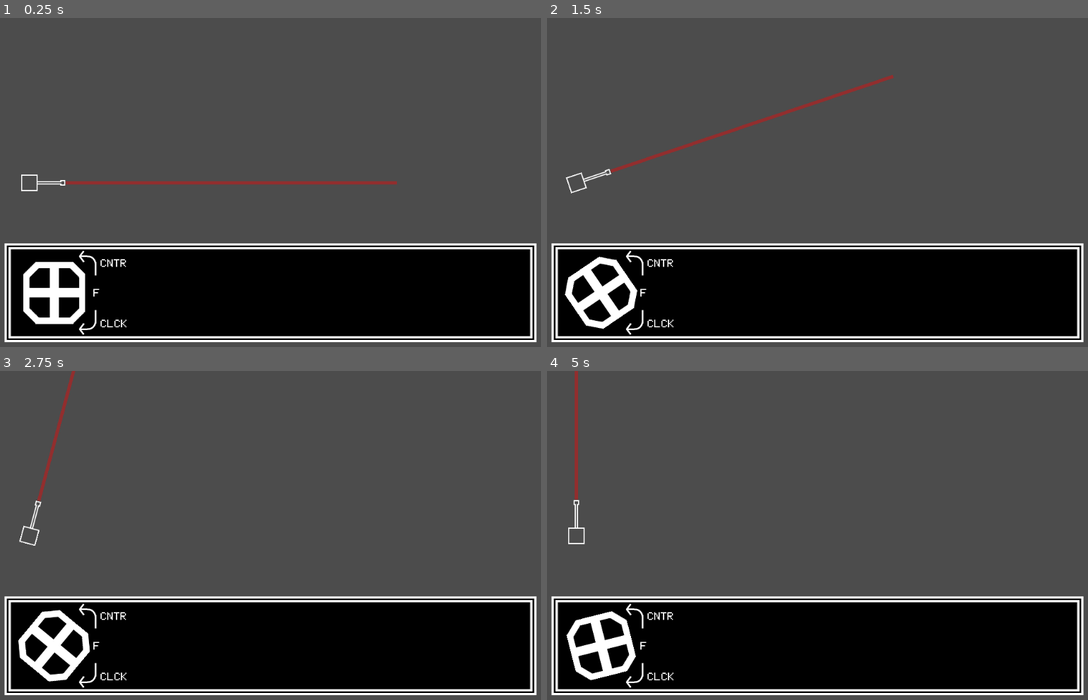
Above: before the commit, frames 1-4 (two rows, left to right).
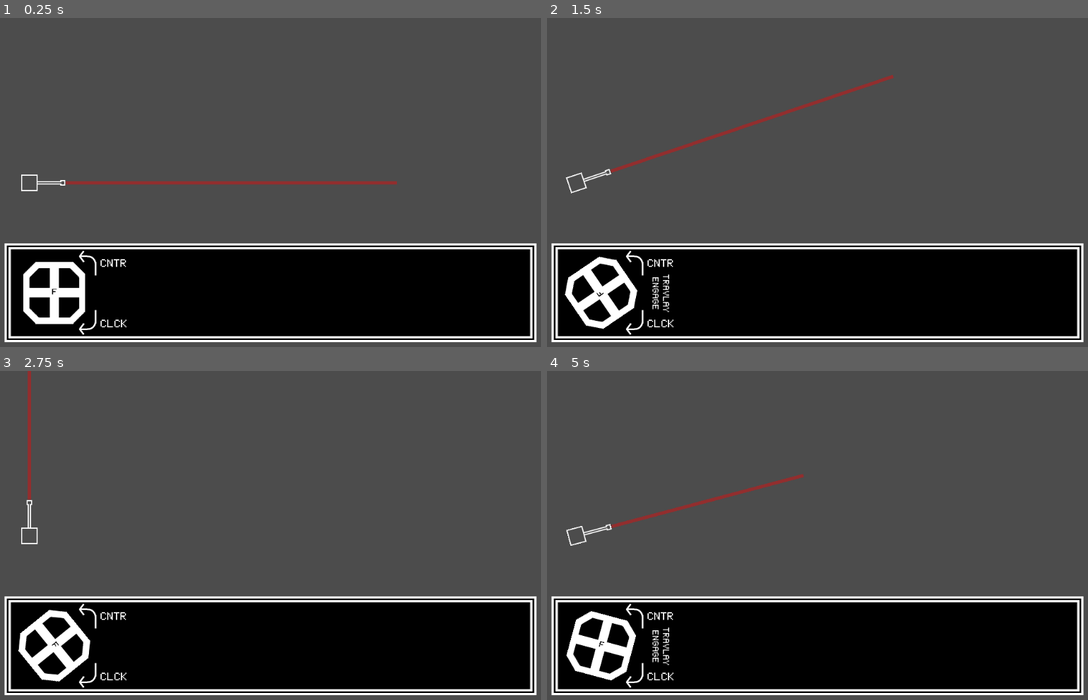
Above: after the commit, the same moments.

Repository: CluckeyMcCormick/fictional-guacamole
Game: Godot game, scene res://scenes/Main.tscn
The game is run twice, just before and just after one commit, with the same random seed, the same clock (stepped at 60 frames per second) and the same inputs.
Inputs (mouse positions are in pixels of both pictures, inside the frame that each line leads up to):
- Up to frame 1 (0.25 s): no input
- Up to frame 2 (1.5 s): click (601, 294) at 0.5 s; tap Enter at 1.25 s; move the mouse to (941, 166) at 1.27 s; hold Q (range_up) from 1.28 s (still down); hold F (traverse_engage, bound only after the commit) from 1.28 s (still down)
- Up to frame 3 (2.75 s): move the mouse to (156, 551) at 2.02 s; release Q (range_up) at 2.03 s; release F (traverse_engage, bound only after the commit) at 2.03 s; hold E (range_down) from 2.03 s (still down); tap F (traverse_engage, bound only after the commit) at 2.1 s
- Up to frame 4 (5 s): move the mouse to (871, 463) at 2.77 s; release E (range_down) at 2.78 s; hold F (traverse_engage, bound only after the commit) 2.78-3.53 s; hold Q (range_up) 2.78-4.28 s; move the mouse to (790, 601) at 3.52 s; tap F (traverse_engage, bound only after the commit) at 3.6 s; move the mouse to (985, 584) at 4.27 s; hold E (range_down) from 4.28 s (still down); hold F (traverse_engage, bound only after the commit) from 4.28 s (still down)

The runs differ from the first frame. In frame 1, less than 0.1% of the frame differs, in the area x 9-19%, y 82-85%; in frame 2, 0.2%; in frame 3, 1.4%; in frame 4, 2.3%, in the area x 3-48%, y 0-95%.

Commit message:
Add a button workaround for the Traverse Wheel
While playing around, I found that pressing the Spacebar after
clicking the Traverse wheel allowed you to engage the lay process
without having to click the button. This seemed to be because of the
'ui_select' action. I really liked that functionality.

Godot has a functionality that allows us to duplicate this -
Shortcuts. You can simply hook up an input action and it will press
the button when the action is pressed.

This would be great if it wasn't demonstrably broken. Searching
around, it seems like this was broken in version 3.0 and was supposed
to be fixed in version 3.1, where it is still broken.

Therefore, we have no choice but to check our two conditions - the
button press and the action press - in our _process function. It's
inefficient and that BUGS me but without the Shortcuts I don't have
much of a choice.

Diff:
--- a/godot/project.godot
+++ b/godot/project.godot
@@ -21,6 +21,18 @@
 
 [input]
 
+ui_accept={
+"deadzone": 0.5,
+"events": [ Object(InputEventKey,"resource_local_to_scene":false,"resource_name":"","device":0,"alt":false,"shift":false,"control":false,"meta":false,"command":false,"pressed":false,"scancode":16777221,"unicode":0,"echo":false,"script":null)
+, Object(InputEventKey,"resource_local_to_scene":false,"resource_name":"","device":0,"alt":false,"shift":false,"control":false,"meta":false,"command":false,"pressed":false,"scancode":16777222,"unicode":0,"echo":false,"script":null)
+, Object(InputEventJoypadButton,"resource_local_to_scene":false,"resource_name":"","device":0,"button_index":0,"pressure":0.0,"pressed":false,"script":null)
+ ]
+}
+ui_select={
+"deadzone": 0.5,
+"events": [ Object(InputEventJoypadButton,"resource_local_to_scene":false,"resource_name":"","device":0,"button_index":3,"pressure":0.0,"pressed":false,"script":null)
+ ]
+}
 range_up={
 "deadzone": 0.5,
 "events": [ Object(InputEventKey,"resource_local_to_scene":false,"resource_name":"","device":0,"alt":false,"shift":false,"control":false,"meta":false,"command":false,"pressed":false,"scancode":81,"unicode":0,"echo":false,"script":null)
@@ -31,6 +43,21 @@
 "events": [ Object(InputEventKey,"resource_local_to_scene":false,"resource_name":"","device":0,"alt":false,"shift":false,"control":false,"meta":false,"command":false,"pressed":false,"scancode":69,"unicode":0,"echo":false,"script":null)
  ]
 }
+traverse_engage={
+"deadzone": 0.5,
+"events": [ Object(InputEventKey,"resource_local_to_scene":false,"resource_name":"","device":0,"alt":false,"shift":false,"control":false,"meta":false,"command":false,"pressed":false,"scancode":70,"unicode":0,"echo":false,"script":null)
+ ]
+}
+fire={
+"deadzone": 0.5,
+"events": [ Object(InputEventKey,"resource_local_to_scene":false,"resource_name":"","device":0,"alt":false,"shift":false,"control":false,"meta":false,"command":false,"pressed":false,"scancode":32,"unicode":0,"echo":false,"script":null)
+ ]
+}
+bolt_unlock={
+"deadzone": 0.5,
+"events": [ Object(InputEventKey,"resource_local_to_scene":false,"resource_name":"","device":0,"alt":false,"shift":false,"control":false,"meta":false,"command":false,"pressed":false,"scancode":82,"unicode":0,"echo":false,"script":null)
+ ]
+}
 
 [rendering]
 
--- a/godot/scenes/GUI/GUI.tscn
+++ b/godot/scenes/GUI/GUI.tscn
@@ -1,25 +1,20 @@
-[gd_scene load_steps=12 format=2]
+[gd_scene load_steps=10 format=2]
 
 [ext_resource path="res://scenes/GUI/GUI.gd" type="Script" id=1]
 [ext_resource path="res://assets/menu_background.png" type="Texture" id=2]
 [ext_resource path="res://scenes/GUI/WheelMaster.gd" type="Script" id=3]
 [ext_resource path="res://assets/grab_wheel.png" type="Texture" id=4]
-[ext_resource path="res://assets/curve_arrow_flip.png" type="Texture" id=5]
-[ext_resource path="res://assets/curve_arrow.png" type="Texture" id=6]
-[ext_resource path="res://assets/font/Minimal5x7.ttf" type="DynamicFontData" id=7]
-
-[sub_resource type="InputEventKey" id=3]
-
-[sub_resource type="ShortCut" id=4]
-shortcut = SubResource( 3 )
+[ext_resource path="res://assets/font/Minimal5x7.ttf" type="DynamicFontData" id=5]
+[ext_resource path="res://assets/curve_arrow_flip.png" type="Texture" id=6]
+[ext_resource path="res://assets/curve_arrow.png" type="Texture" id=7]
 
 [sub_resource type="DynamicFont" id=1]
 size = 33
-font_data = ExtResource( 7 )
+font_data = ExtResource( 5 )
 
 [sub_resource type="DynamicFont" id=2]
 size = 25
-font_data = ExtResource( 7 )
+font_data = ExtResource( 5 )
 
 [node name="GUI" type="MarginContainer"]
 anchor_top = 1.0
@@ -76,8 +71,18 @@
 rect_scale = Vector2( 0.75, 0.75 )
 rect_pivot_offset = Vector2( 75, 75 )
 action_mode = 0
-shortcut = SubResource( 4 )
 texture_normal = ExtResource( 4 )
+
+[node name="Label_F" type="Label" parent="BoxMargins/BoxDivider/WheelMaster/TraverseWheel"]
+margin_left = 69.6667
+margin_top = 64.3333
+margin_right = 82.6667
+margin_bottom = 86.3333
+custom_fonts/font = SubResource( 1 )
+custom_colors/font_color = Color( 0, 0, 0, 1 )
+text = "F"
+align = 1
+valign = 1
 
 [node name="Arrow_CNTR" type="TextureRect" parent="BoxMargins/BoxDivider/WheelMaster"]
 margin_left = 90.0
@@ -105,16 +110,6 @@
 margin_bottom = 35.0
 custom_fonts/font = SubResource( 1 )
 text = "CNTR"
-align = 1
-valign = 1
-
-[node name="Label_F" type="Label" parent="BoxMargins/BoxDivider/WheelMaster"]
-margin_left = 146.0
-margin_top = 67.0
-margin_right = 159.0
-margin_bottom = 89.0
-custom_fonts/font = SubResource( 1 )
-text = "F"
 align = 1
 valign = 1
 
--- a/godot/scenes/GUI/WheelMaster.gd
+++ b/godot/scenes/GUI/WheelMaster.gd
@@ -24,7 +24,17 @@
 onready var trav_wheel = $TraverseWheel
 
 # Is our "Traverse Laying Process" engaged (are we aiming the turret)?
-var travlay_engaged = false
+# Need to store two values - one for the "action" input, and one for the
+# "button" input.
+var travlay_engaged = [false, false]
+# In our "engaged" array, which element is the "Action" value?
+const TRAV_ACTION_INDEX = 0
+# In our "engaged" array, which element is the "Button" value?
+const TRAV_BUTTON_INDEX = 1
+# Since our engaged value is not a simple boolean, we'll use a
+# function to determine it's state
+func is_engaged():
+    return travlay_engaged[TRAV_ACTION_INDEX] or travlay_engaged[TRAV_BUTTON_INDEX]
 
 # Our current angular velocity for the traverse wheel
 # Ideally measured in radians / sec
@@ -34,10 +44,26 @@
 func _ready():
     # Ensure our values are at their defaults
     travlay_label.hide()
-    travlay_engaged = false
+    travlay_engaged[TRAV_ACTION_INDEX] = false
+    travlay_engaged[TRAV_BUTTON_INDEX] = false
 
 # Called every frame. 'delta' is the elapsed time since the previous frame.
 func _process(delta):
+
+    # First, check our input. If the appropriate action is pressed, then we
+    # need to make the appropriate truth index TRUE
+    if Input.is_action_pressed("traverse_engage"):
+        travlay_engaged[TRAV_ACTION_INDEX] = true
+    else:
+        travlay_engaged[TRAV_ACTION_INDEX] = false
+
+    # Next, we need to check and see if our traverse process is engaged.
+    if is_engaged():
+        # If so, we need to show the traverse label
+        travlay_label.show()
+    else:
+        # Otherwise, the label needs to be hidden
+        travlay_label.hide()
 
     # If we have sufficient angular velocity...
     if ang_velo > 0.001 or ang_velo < -0.001:
@@ -61,19 +87,10 @@
     else:
         ang_velo = 0
 
-# What do we do when the wheel is pressed?
-func _on_TraverseWheel_button_down():
-    travlay_label.show()
-    travlay_engaged = true
+func _input(event):
 
-# What do we do when the wheel is released?
-func _on_TraverseWheel_button_up():
-    travlay_label.hide()
-    travlay_engaged = false
-
-func _input(event):
     # If lay process isn't engaged or the event isn't a mouse motion, then back out
-    if not travlay_engaged or not event is InputEventMouseMotion:
+    if not is_engaged() or not event is InputEventMouseMotion:
         return
 
     # Step 1: Determine which quadrant the mouse started in, relative to the
@@ -144,3 +161,11 @@
     ang_velo = clamp( ang_velo, -MAX_ABS_ANG_VELO, MAX_ABS_ANG_VELO)
     # Emit the new velocity
     emit_signal("wheel_velocity_changed", ang_velo)
+
+# What do we do when the wheel is pressed?
+func _on_TraverseWheel_button_down():
+    travlay_engaged[TRAV_BUTTON_INDEX] = true
+
+# What do we do when the wheel is released?
+func _on_TraverseWheel_button_up():
+    travlay_engaged[TRAV_BUTTON_INDEX] = false
--- a/godot/scenes/Turret/ShellPath.gd
+++ b/godot/scenes/Turret/ShellPath.gd
@@ -13,5 +13,4 @@
         SHELL_PATH_ORIGIN + Vector2(SHELL_PATH_WIDTH, shell_range),
         SHELL_PATH_ORIGIN + Vector2(0, shell_range)
     ]
-    print(new_path)
     self.set_polygon(new_path)
Not shown: 2 places in godot/scenes/GUI/GUI.tscn that only renumber resources
